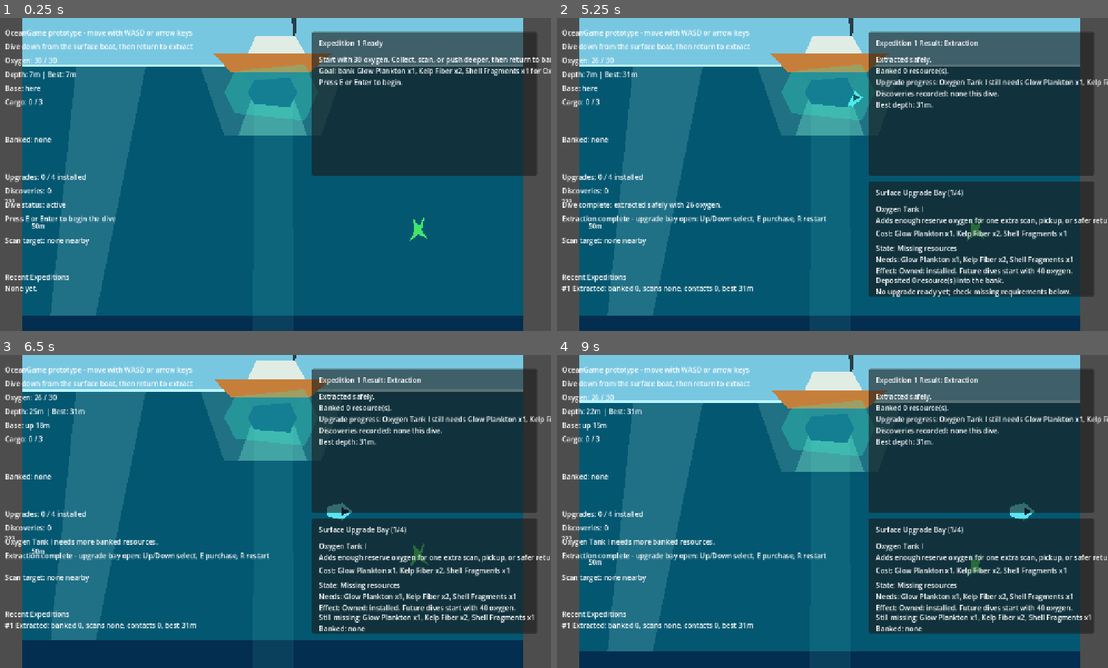
Above: before the commit, frames 1-4 (two rows, left to right).
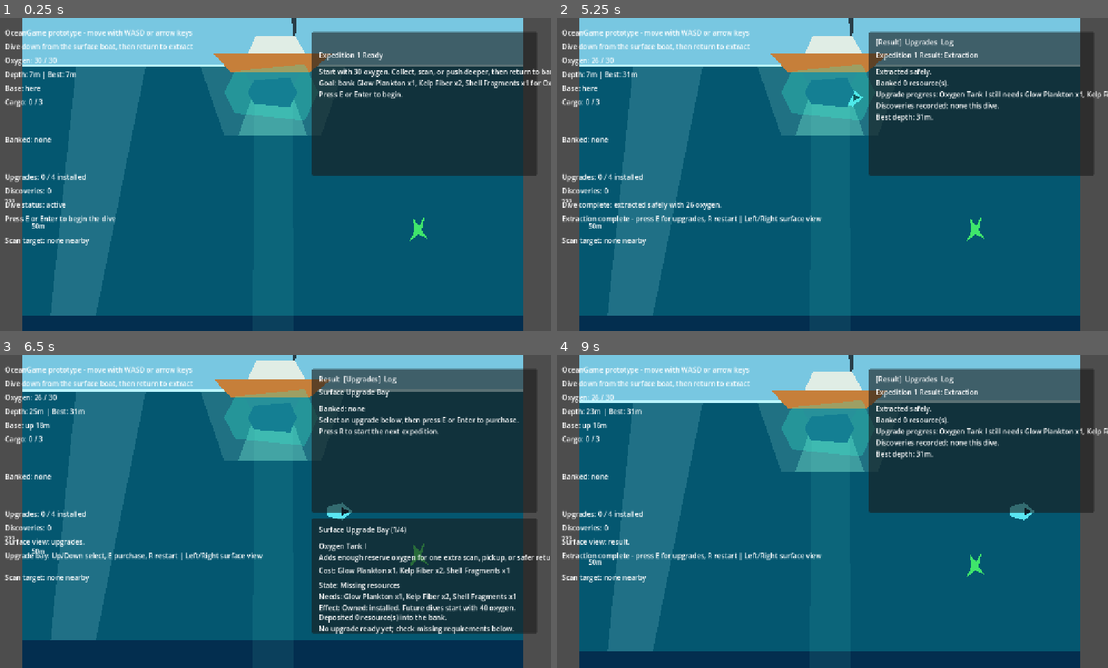
Above: after the commit, the same moments.

Repository: joeypshell/OceanGame
Game: Godot game, scene res://scenes/Main.tscn
The game is run twice, just before and just after one commit, with the same random seed, the same clock (stepped at 60 frames per second) and the same inputs.
Inputs:
- Up to frame 1 (0.25 s): no input
- Up to frame 2 (5.25 s): tap E (interact) at 0.5, 0.6, 1.35, 2.3, 2.85, 3.6, 4.55, 5.1 s; hold D (move_right) 0.53-1.28 s; hold S (move_down) 1.28-2.03 s; hold D (move_right) 2.03-2.78 s; tap F (scan) at 2.1, 4.35 s; hold W (move_up) 2.78-3.53 s; hold A (move_left) 3.53-5.03 s; hold S (move_down) from 5.03 s (still down)
- Up to frame 3 (6.5 s): tap E (interact) at 5.75, 5.85 s; release S (move_down) at 5.78 s; hold D (move_right) from 5.78 s (still down)
- Up to frame 4 (9 s): tap E (interact) at 6.5, 6.8, 7.25, 7.35, 8, 8.1, 8.75 s; release D (move_right) at 6.53 s; hold W (move_up) 6.53-7.28 s; tap F (scan) at 6.6, 8.85 s; hold D (move_right) 7.28-8.03 s; hold S (move_down) 8.03-8.78 s; hold A (move_left) from 8.78 s (still down)

The runs differ from the first frame. In frame 1, 2.2% of the frame differs, in the area x 1-100%, y 7-88%; in frame 2, 18%; in frame 3, 4.1%; in frame 4, 19%, in the area x 0-100%, y 6-90%.

Commit message:
Resolve #71 surface summary tabs

Diff:
--- a/scenes/Main.tscn
+++ b/scenes/Main.tscn
@@ -877,16 +877,23 @@
 offset_right = 1248.0
 offset_bottom = 362.0
 
+[node name="SurfaceTabs" type="Label" parent="HUD/RunPanel"]
+offset_left = 16.0
+offset_top = 12.0
+offset_right = 492.0
+offset_bottom = 36.0
+text = "[Result]  Upgrades  Log"
+
 [node name="RunTitle" type="Label" parent="HUD/RunPanel"]
 offset_left = 16.0
-offset_top = 14.0
+offset_top = 42.0
 offset_right = 492.0
-offset_bottom = 46.0
+offset_bottom = 74.0
 text = "Expedition Ready"
 
 [node name="RunSummary" type="Label" parent="HUD/RunPanel"]
 offset_left = 16.0
-offset_top = 52.0
+offset_top = 80.0
 offset_right = 492.0
 offset_bottom = 314.0
 text = "Press E or Enter to begin."
--- a/scripts/main.gd
+++ b/scripts/main.gd
@@ -29,6 +29,10 @@
 	"cautious",
 	"deep_reward",
 ]
+const SURFACE_TAB_RESULT := 0
+const SURFACE_TAB_UPGRADES := 1
+const SURFACE_TAB_LOG := 2
+const SURFACE_TAB_NAMES := ["Result", "Upgrades", "Log"]
 
 @export var max_oxygen := 30.0
 @export var oxygen_tank_1_max_oxygen := 40.0
@@ -62,6 +66,7 @@
 @onready var oxygen_warning_label: Label = $HUD/OxygenWarning
 @onready var recent_expedition_log_label: Label = $HUD/RecentExpeditionLog
 @onready var run_panel: Panel = $HUD/RunPanel
+@onready var surface_tabs_label: Label = $HUD/RunPanel/SurfaceTabs
 @onready var run_title_label: Label = $HUD/RunPanel/RunTitle
 @onready var run_summary_label: Label = $HUD/RunPanel/RunSummary
 @onready var upgrade_panel: Panel = $HUD/UpgradePanel
@@ -96,6 +101,7 @@
 var current_predator_route_id := "none"
 var current_scan_target: Node = null
 var selected_upgrade_index := 0
+var surface_tab_index := SURFACE_TAB_RESULT
 var upgrade_definitions: Array[UpgradeDefinition] = [
 	OXYGEN_TANK_UPGRADE,
 	PRESSURE_SEAL_UPGRADE,
@@ -143,12 +149,21 @@
 		if dive_session.result == DiveSessionScript.Result.READY:
 			_start_dive()
 		elif dive_session.result == DiveSessionScript.Result.EXTRACTED:
-			_try_purchase_selected_upgrade()
+			if surface_tab_index == SURFACE_TAB_UPGRADES:
+				_try_purchase_selected_upgrade()
+			else:
+				surface_tab_index = SURFACE_TAB_UPGRADES
+				status_label.text = "Surface view: upgrades."
+				_update_hud()
 		else:
 			_try_extract()
-	elif Input.is_action_just_pressed("move_up") and dive_session.result == DiveSessionScript.Result.EXTRACTED:
+	elif Input.is_action_just_pressed("move_left") and _surface_tabs_enabled():
+		_cycle_surface_tab(-1)
+	elif Input.is_action_just_pressed("move_right") and _surface_tabs_enabled():
+		_cycle_surface_tab(1)
+	elif Input.is_action_just_pressed("move_up") and dive_session.result == DiveSessionScript.Result.EXTRACTED and surface_tab_index == SURFACE_TAB_UPGRADES:
 		_select_upgrade(-1)
-	elif Input.is_action_just_pressed("move_down") and dive_session.result == DiveSessionScript.Result.EXTRACTED:
+	elif Input.is_action_just_pressed("move_down") and dive_session.result == DiveSessionScript.Result.EXTRACTED and surface_tab_index == SURFACE_TAB_UPGRADES:
 		_select_upgrade(1)
 	elif Input.is_action_just_pressed("restart_dive"):
 		_restart_dive()
@@ -166,6 +181,7 @@
 	dive_session.extract()
 	progression_state.bank_cargo(extracted_cargo)
 	dive_session.clear_cargo()
+	surface_tab_index = SURFACE_TAB_RESULT
 	last_result_summary = "Extracted safely.\nBanked %d resource(s).%s\n%s\n%s\nBest depth: %dm." % [
 		extracted_count,
 		_format_resource_counts(extracted_cargo),
@@ -186,6 +202,7 @@
 func _fail_dive() -> void:
 	if run_failure_cause == "none":
 		run_failure_cause = "oxygen depleted"
+	surface_tab_index = SURFACE_TAB_RESULT
 	last_result_summary = "Dive failed: oxygen depleted.\nCarried cargo lost.\nKept banked resources, upgrades, scans, and best depth.\n%s\nBest depth: %dm." % [
 		_format_scan_progress_callout("Scans kept"),
 		roundi(progression_state.best_depth_reached),
@@ -198,6 +215,7 @@
 
 func _start_dive() -> void:
 	dive_session.start()
+	surface_tab_index = SURFACE_TAB_RESULT
 	upgrade_menu_feedback = ""
 	status_label.text = "Dive status: active"
 	_update_hud()
@@ -209,6 +227,7 @@
 	player_in_base = true
 	last_result_summary = ""
 	upgrade_menu_feedback = ""
+	surface_tab_index = SURFACE_TAB_RESULT
 	_reset_resource_pickups()
 	status_label.text = "Dive ready"
 	_update_hud()
@@ -242,6 +261,11 @@
 
 	selected_upgrade_index = posmod(selected_upgrade_index + direction, upgrade_definitions.size())
 	upgrade_menu_feedback = ""
+	_update_hud()
+
+func _cycle_surface_tab(direction: int) -> void:
+	surface_tab_index = posmod(surface_tab_index + direction, SURFACE_TAB_NAMES.size())
+	status_label.text = "Surface view: %s." % SURFACE_TAB_NAMES[surface_tab_index].to_lower()
 	_update_hud()
 
 func _toggle_debug_telemetry() -> void:
@@ -700,14 +724,17 @@
 	upgrade_label.text = _format_upgrade_status()
 	discoveries_label.text = _format_discoveries()
 	recent_expedition_log_label.text = _format_recent_expedition_log()
+	recent_expedition_log_label.visible = dive_session.result == DiveSessionScript.Result.DIVING
 
 	if dive_session.result == DiveSessionScript.Result.READY:
 		prompt_label.text = "Press E or Enter to begin the dive"
 	elif dive_session.result == DiveSessionScript.Result.EXTRACTED:
 		if _all_upgrades_owned():
-			prompt_label.text = "Extraction complete - press R to restart"
+			prompt_label.text = "Extraction complete - press R to restart | Left/Right surface view"
+		elif surface_tab_index == SURFACE_TAB_UPGRADES:
+			prompt_label.text = "Upgrade bay: Up/Down select, E purchase, R restart | Left/Right surface view"
 		else:
-			prompt_label.text = "Extraction complete - upgrade bay open: Up/Down select, E purchase, R restart"
+			prompt_label.text = "Extraction complete - press E for upgrades, R restart | Left/Right surface view"
 	elif dive_session.result == DiveSessionScript.Result.FAILED:
 		prompt_label.text = "Expedition failed - press R to restart"
 	elif player_in_base:
@@ -722,6 +749,8 @@
 		prompt_label.text += " | %s" % _format_burst_thruster_prompt()
 
 func _update_run_panel() -> void:
+	surface_tabs_label.visible = _surface_tabs_enabled()
+	surface_tabs_label.text = _format_surface_tabs() if surface_tabs_label.visible else ""
 	if dive_session.result == DiveSessionScript.Result.READY:
 		run_panel.visible = true
 		run_title_label.text = "Expedition %d Ready" % progression_state.current_run_number
@@ -731,17 +760,28 @@
 		], "ready")
 	elif dive_session.result == DiveSessionScript.Result.EXTRACTED:
 		run_panel.visible = true
-		run_title_label.text = "Expedition %d Result: Extraction" % progression_state.current_run_number
-		run_summary_label.text = _format_run_summary(last_result_summary, "extracted")
+		if surface_tab_index == SURFACE_TAB_UPGRADES:
+			run_title_label.text = "Surface Upgrade Bay"
+			run_summary_label.text = _format_run_summary("Banked:%s\nSelect an upgrade below, then press E or Enter to purchase.\nPress R to start the next expedition." % _format_banked_resources(), "extracted")
+		elif surface_tab_index == SURFACE_TAB_LOG:
+			run_title_label.text = "Recent Expeditions"
+			run_summary_label.text = _format_recent_expedition_log()
+		else:
+			run_title_label.text = "Expedition %d Result: Extraction" % progression_state.current_run_number
+			run_summary_label.text = _format_run_summary(last_result_summary, "extracted")
 	elif dive_session.result == DiveSessionScript.Result.FAILED:
 		run_panel.visible = true
-		run_title_label.text = "Expedition %d Result: Failure" % progression_state.current_run_number
-		run_summary_label.text = _format_run_summary(last_result_summary, "failed")
+		if surface_tab_index == SURFACE_TAB_LOG:
+			run_title_label.text = "Recent Expeditions"
+			run_summary_label.text = _format_recent_expedition_log()
+		else:
+			run_title_label.text = "Expedition %d Result: Failure" % progression_state.current_run_number
+			run_summary_label.text = _format_run_summary(last_result_summary, "failed")
 	else:
 		run_panel.visible = false
 
 func _update_upgrade_menu() -> void:
-	upgrade_panel.visible = dive_session.result == DiveSessionScript.Result.EXTRACTED
+	upgrade_panel.visible = dive_session.result == DiveSessionScript.Result.EXTRACTED and surface_tab_index == SURFACE_TAB_UPGRADES
 	if not upgrade_panel.visible:
 		return
 
@@ -815,6 +855,20 @@
 		return "Burst cooldown: %ds" % ceili(burst_thruster_cooldown_remaining)
 
 	return "Space burst: %d oxygen" % ceili(burst_thruster_oxygen_cost)
+
+func _surface_tabs_enabled() -> bool:
+	return dive_session.result == DiveSessionScript.Result.EXTRACTED
+
+func _format_surface_tabs() -> String:
+	var parts: Array[String] = []
+	for index in range(SURFACE_TAB_NAMES.size()):
+		var tab_name: String = SURFACE_TAB_NAMES[index]
+		if index == surface_tab_index:
+			parts.append("[%s]" % tab_name)
+		else:
+			parts.append(tab_name)
+
+	return "  ".join(parts)
 
 func _format_upgrade_cost(cost: Dictionary) -> String:
 	if cost.is_empty():
--- a/tests/logic_tests.gd
+++ b/tests/logic_tests.gd
@@ -46,6 +46,7 @@
 	_run("upgrade bay readability states", _test_upgrade_bay_readability_states)
 	_run("recent expedition log", _test_recent_expedition_log)
 	_run("shell reef scan clue text", _test_shell_reef_scan_clue_text)
+	_run("surface summary tabs", _test_surface_summary_tabs)
 	_run("burst thruster movement helper", _test_burst_thruster_movement_helper)
 
 	if _failures.is_empty():
@@ -411,6 +412,19 @@
 	target.free()
 	main.free()
 
+func _test_surface_summary_tabs() -> void:
+	var main := MainScript.new()
+
+	_expect(not main._surface_tabs_enabled(), "surface tabs should be hidden before extraction")
+	main.dive_session.extract()
+	_expect(main._surface_tabs_enabled(), "surface tabs should be available after extraction")
+	_expect(main._format_surface_tabs() == "[Result]  Upgrades  Log", "surface tabs should mark the result view by default")
+	main.surface_tab_index = main.SURFACE_TAB_UPGRADES
+	_expect(main._format_surface_tabs() == "Result  [Upgrades]  Log", "surface tabs should mark the upgrade view")
+	main.surface_tab_index = main.SURFACE_TAB_LOG
+	_expect(main._format_surface_tabs() == "Result  Upgrades  [Log]", "surface tabs should mark the log view")
+	main.free()
+
 func _test_burst_thruster_movement_helper() -> void:
 	var player := PlayerScript.new()
 	player.burst(Vector2.DOWN, 700.0)
Not shown, changed: docs/current/GAMEPLAY.md
Not shown, changed: docs/current/ROADMAP.md
Not shown, changed: docs/planning/PROJECT_STATUS_REVIEW_2026_06_25.md
